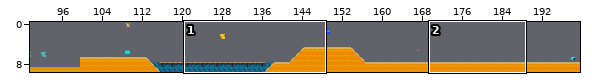
Tiled map, stored at tilemap/level2.tmx. Above: a wide view before the commit, with the close-up outlined.
Close-up. First the earlier version:
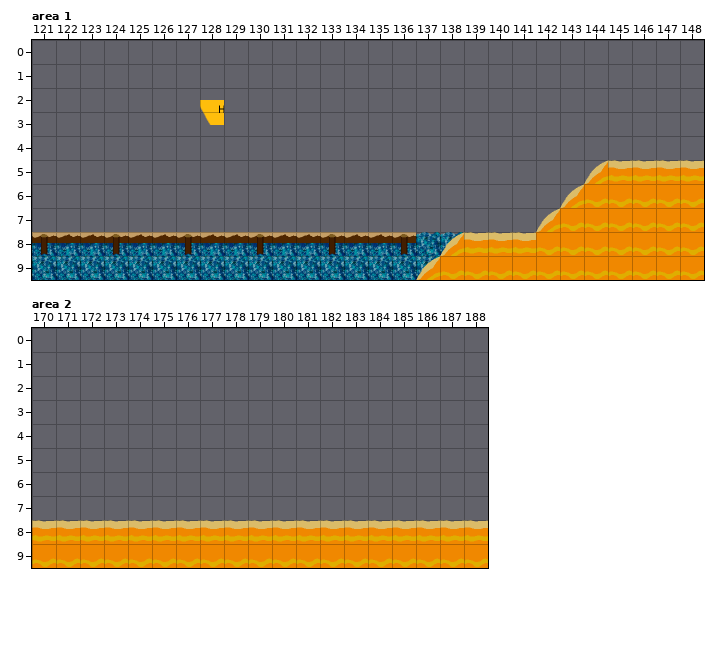
Cells are 50x50 px. Shown: area 1 x 121..148, y 0..9; area 2 x 170..188, y 0..9. The commit also changed other parts of the map, which this record leaves out.
Now the later version:
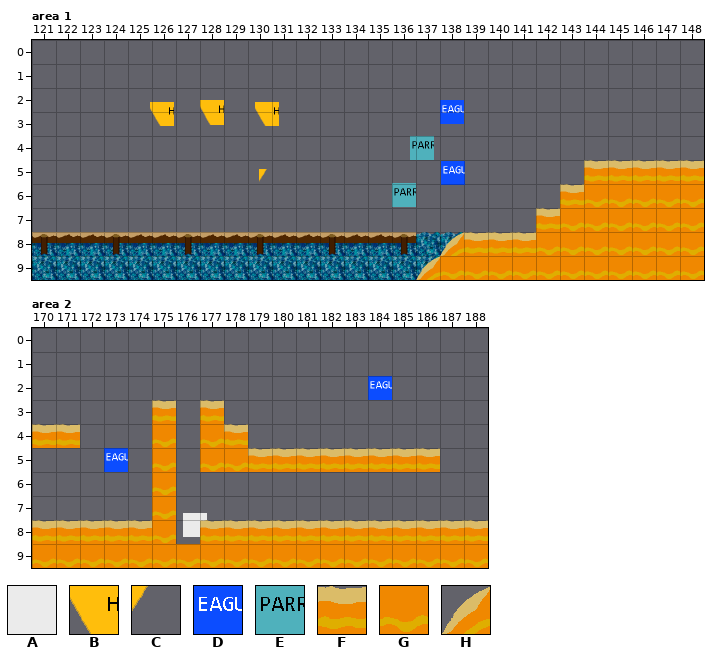
Key: from "harrierIcon": A 144, B 194, C 230; from "seagIcon": D 195; from "sparrowIcon": E 195; from "tilesetbeach": F 3, G 10, H 11.
_ is an empty cell, . an unchanged one.
Objects are placed by their top-left corner, in cells (3,4 is the top-left corner of cell 3,4); size is 1x1 cell unless given.
What changed:
--- layer "Harriers", area 1
+B at 125.9,2.6
+B at 130.3,2.6
--- layer "Sparrows", area 1
+E at 136.8,4
+E at 136,6
--- layer "Seagulls", area 1
+D at 138,2.5
+D at 138.1,5
--- layer "Keys", area 1
+C at 130.5,5.4
--- layer "Sand", area 1
@@ x 142..144 @@
- 5 ..H
- 6 .H.
- 7 H..
+ 5 ..F
+ 6 .F.
+ 7 F..
--- layer "Spikes" (added), area 2
+A at 176.3,7.7
--- layer "Seagulls", area 2
+D at 184,2
+D at 173,5
--- layer "Sand", area 2
@@ x 170..186 @@
- 3 ....._._.........
- 4 __..._.__........
- 5 ....._.__________
- 6 ....._...........
- 7 ....._...........
- 8 .....FF..........
+ 3 .....F.F.........
+ 4 FF...G.GF........
+ 5 .....G.GGFFFFFFFF
+ 6 .....G...........
+ 7 .....G...........
+ 8 .....G_..........
